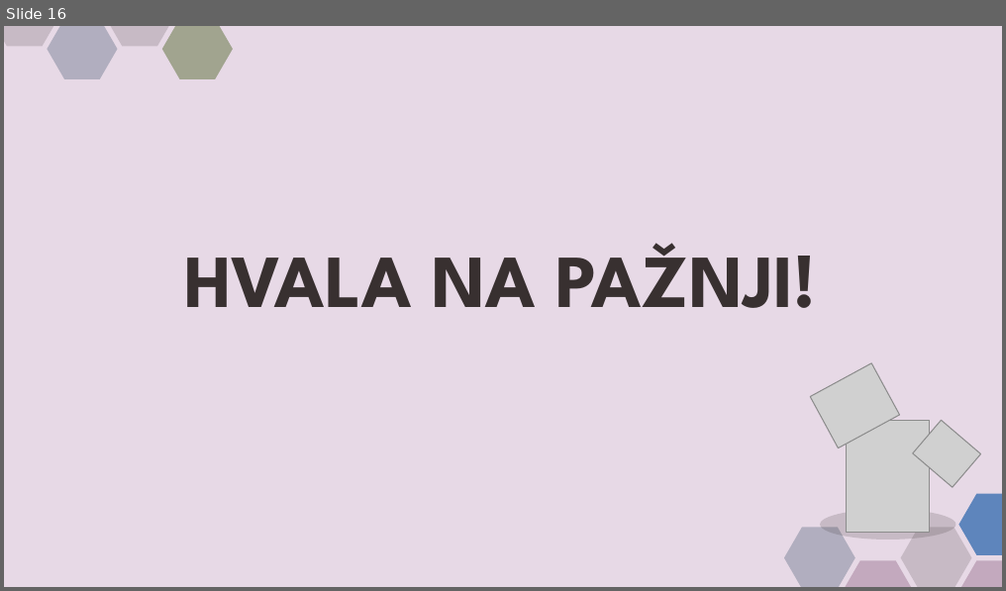
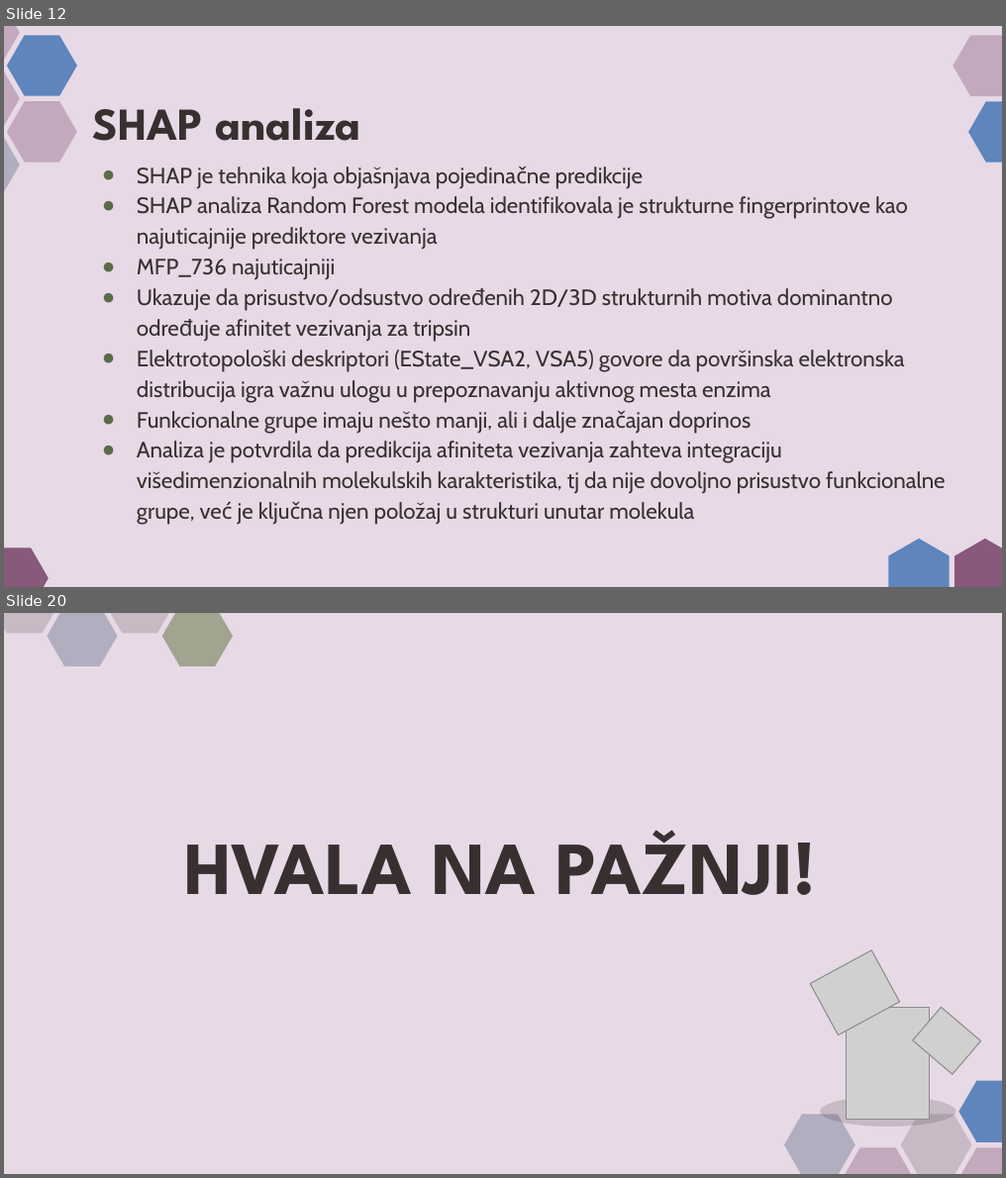
Before and after one commit to AlexJ192/NANS_projekat_predikcija_afiniteta_vezivanja, a slide deck: SV12-2024.pptx. Shown one above the other, each under a label of ours: slide 16 before the commit, slides 12 and 20 after it; the slides between them are not shown. The pictures are 1006x591 and 1006x1178 pixels, drawn with LibreOffice and Linux fonts; fonts in the diff are those of the drawing; grey boxes stand for pictures; background and template pictures are left out. Boxes give left, top, right and bottom in pixels: in the first picture for what was removed or moved away, otherwise in the second. Text is boxed around its words. In the diff, an @@ line names an element or a change of style, - is before the commit and + after.

```diff
--- a/SV12-2024.pptx
+++ b/SV12-2024.pptx
@@ slide 12 added at [4,26,1002,587], background #E7D9E6 @@
@@ title added at [92,108,360,141], 33 pt, text #383030, bold @@
+SHAP analiza
@@ subtitle added at [137,167,945,525], 16 pt, text #383030 @@
+● SHAP je tehnika koja objašnjava pojedinačne predikcije
+● SHAP analiza Random Forest modela identifikovala je strukturne fingerprintove kao najuticajnije prediktore vezivanja
+● MFP_736 najuticajniji
+● Ukazuje da prisustvo/odsustvo određenih 2D/3D strukturnih motiva dominantno određuje afinitet vezivanja za tripsin
+● Elektrotopološki deskriptori (EState_VSA2, VSA5) govore da površinska elektronska distribucija igra važnu ulogu u prepoznavanju aktivnog mesta enzima
+● Funkcionalne grupe imaju nešto manji, ali i dalje značajan doprinos
+● Analiza je potvrdila da predikcija afiniteta vezivanja zahteva integraciju višedimenzionalnih molekulskih karakteristika, tj da nije dovoljno prisustvo funkcionalne grupe, već je ključna njen položaj u strukturi unutar molekula
@@ group added at [4,26,1002,587]: 10 freeform shapes @@
@@ what was slide 16 is now slide 20 @@
```
Also in this commit, not shown: 13 slides changed, 5 other slides added, 2 slides removed.
